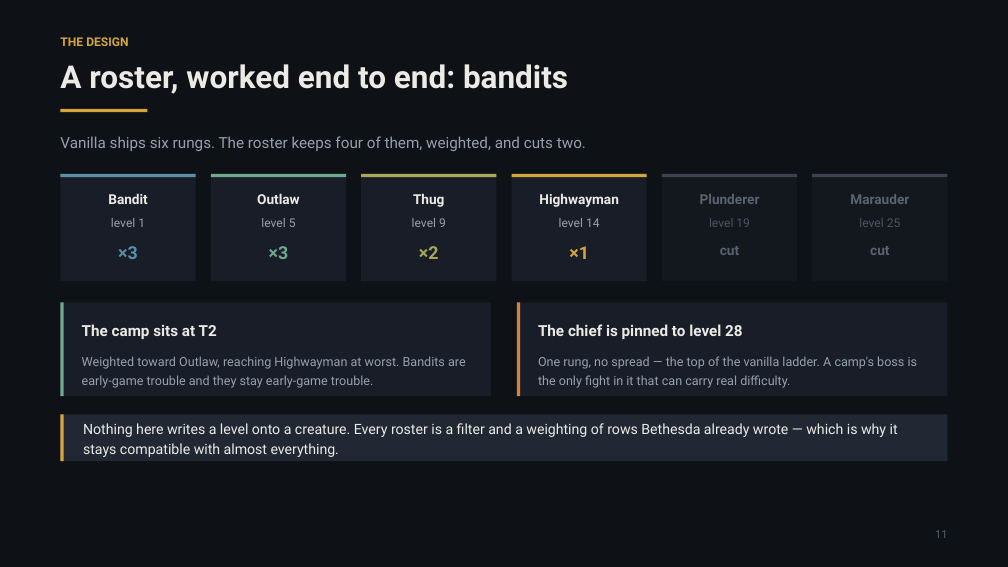
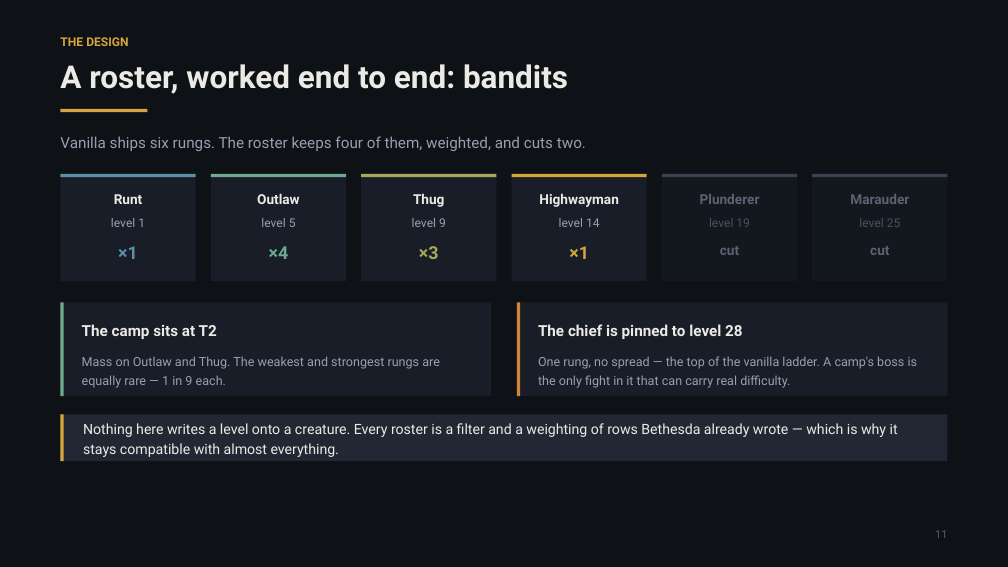
Before and after one commit to stefangouldson/ehlnofey, a slide deck: slide 11 of arch-docs/summary/ehlnofey-tier-ladders.pptx. Drawn at 1008x567 pixels with LibreOffice and Linux fonts; fonts in the diff are those of the drawing. Boxes give left, top, right and bottom in pixels: in the first picture for what was removed or moved away, otherwise in the second. Text is boxed around its words. In the diff, an @@ line names an element or a change of style, - is before the commit and + after.

```diff
--- a/arch-docs/summary/ehlnofey-tier-ladders.pptx
+++ b/arch-docs/summary/ehlnofey-tier-ladders.pptx
@@ text at (114, 194, 143, 204): text changed @@
-Bandit
+Runt
@@ text at (118, 246, 138, 259): text changed @@
-×3
+×1
@@ text added at (269, 246, 289, 259), 17 pt, text #6FA98E, bold @@
+×4
@@ text "×3": place and size @@
-text "×3" at (269, 246, 289, 259)
+text "×3" at (419, 246, 439, 259)
@@ text "×3" at (419, 246, 439, 259): text colour #6FA98E to #A8A85B @@
@@ text removed at (419, 246, 439, 259) @@
-×2
@@ text at (82, 356, 440, 388): text changed @@
-Weighted toward Outlaw, reaching Highwayman at worst. Bandits are early-game trouble and they stay early-game trouble.
+Mass on Outlaw and Thug. The weakest and strongest rungs are equally rare — 1 in 9 each.
```
Also in this commit, not shown: 1 other slide changed, 46 other files.
